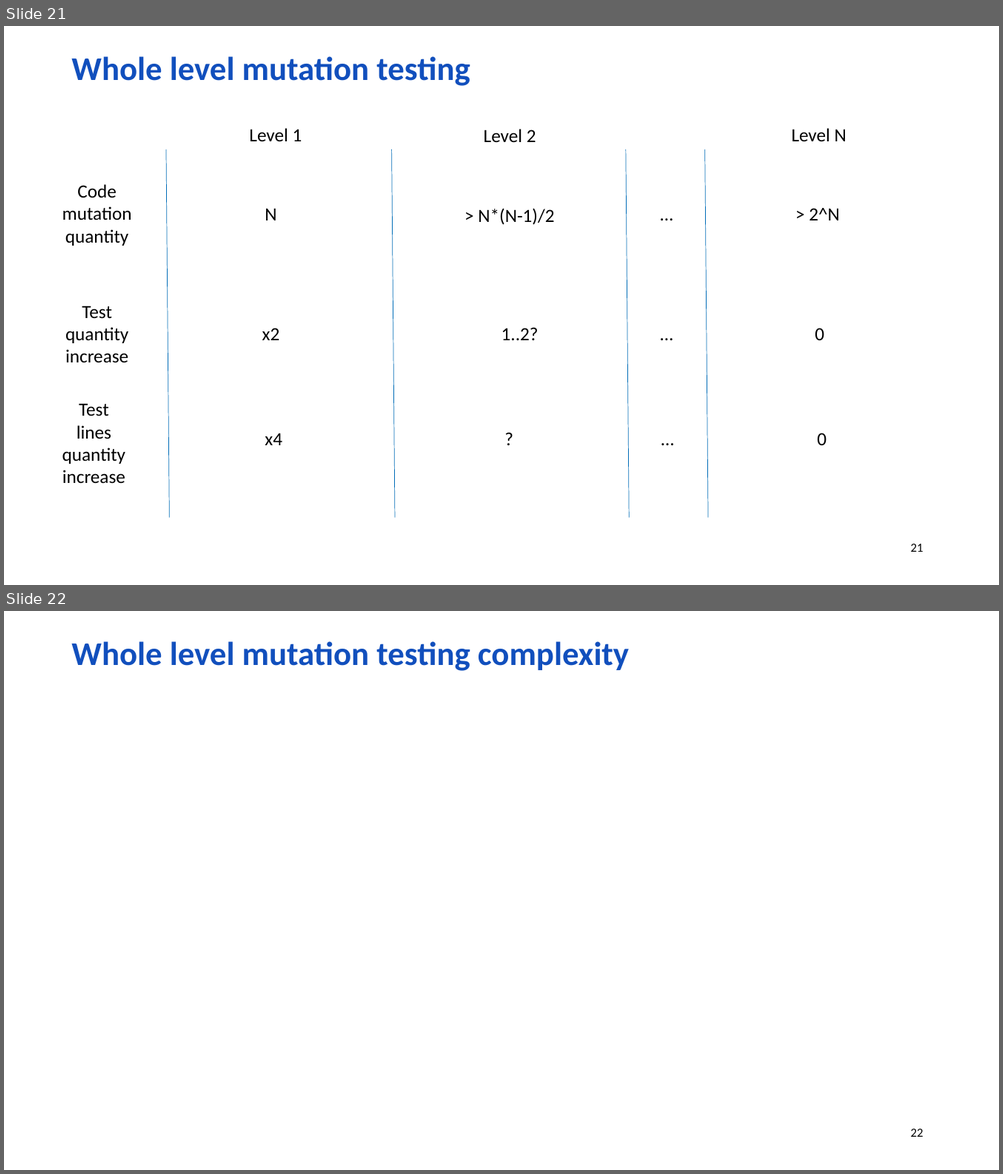
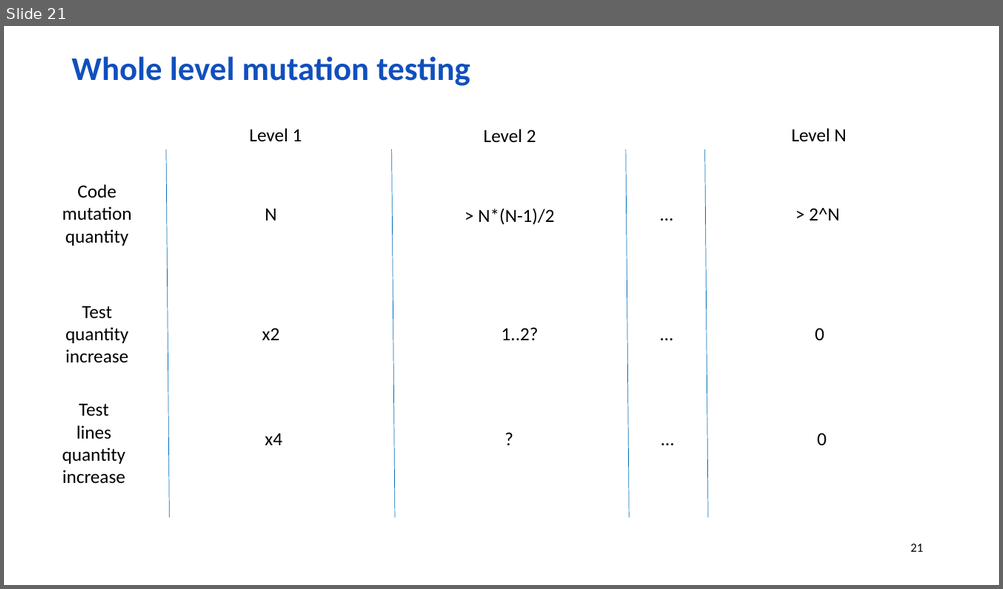
Before and after one commit to wolf-off/Stryker-demo, a slide deck: Mutation [Autosaved].pptx. Shown one above the other, each under a label of ours: slides 21 and 22 before the commit, slide 21 after it. The pictures are 1003x1174 and 1003x589 pixels, drawn with LibreOffice and Linux fonts; fonts in the diff are those of the drawing; background and template pictures are left out. Boxes give left, top, right and bottom in pixels: in the first picture for what was removed or moved away, otherwise in the second. Text is boxed around its words. In the diff, an @@ line names an element or a change of style, - is before the commit and + after.

```diff
--- a/Mutation [Autosaved].pptx
+++ b/Mutation [Autosaved].pptx
@@ slide 22 removed at bbox=[4, 611, 999, 1170], background picture (left out); not listed: 1 template element that a slide beside it also shows @@
@@ text removed at bbox=[71, 641, 629, 671] @@
-Whole level mutation testing complexity
```
Also in this commit, not shown: 2 slides changed, 11 other files.
